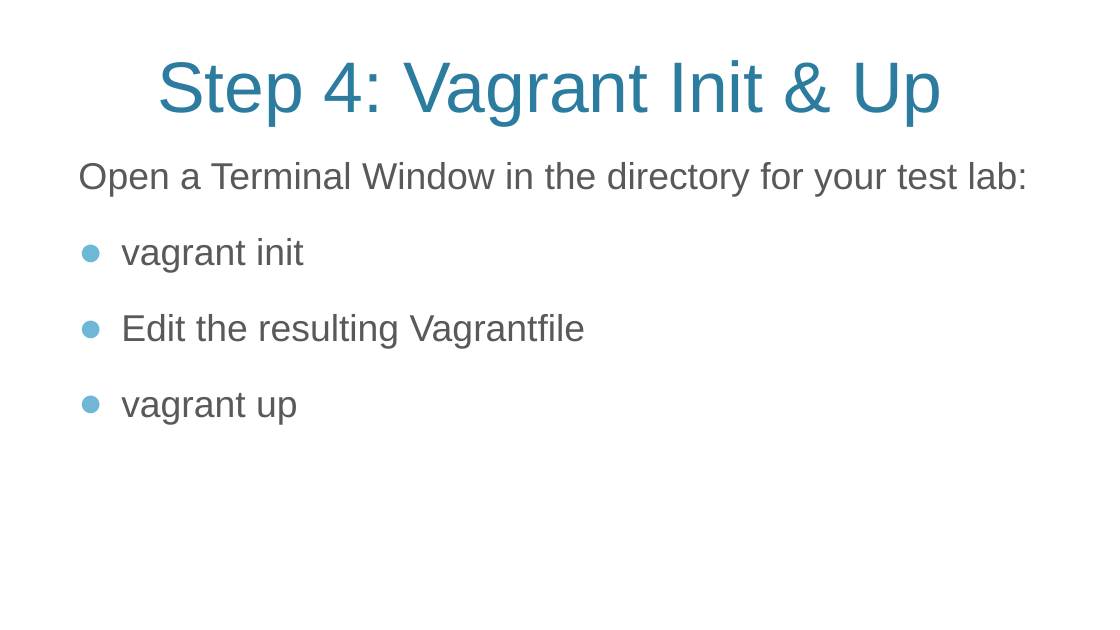
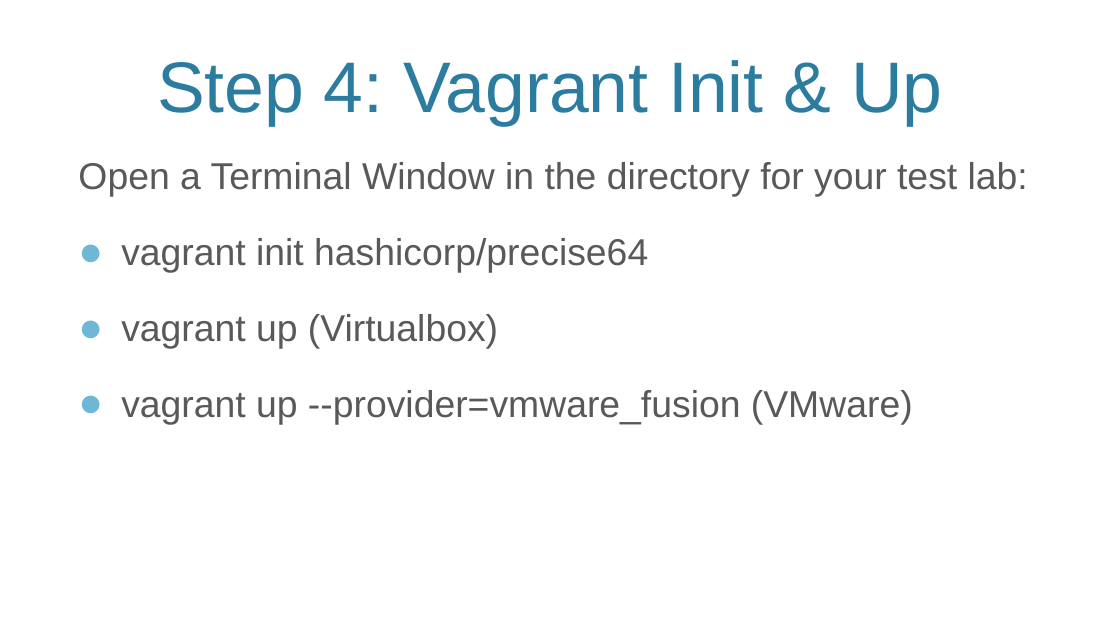
Before and after one commit to VMTrooper/VagrantBrownBag, a slide deck: slide 6 of Vagrant.pptx. Drawn at 1120x630 pixels with LibreOffice and Linux fonts; fonts in the diff are those of the drawing; background and template pictures are left out. Boxes give left, top, right and bottom in pixels: in the first picture for what was removed or moved away, otherwise in the second. Text is boxed around its words. In the diff, an @@ line names an element or a change of style, - is before the commit and + after.

Commit message:
Clean up to match latest Vagrant syntax.  Plus, presentation now en PDF for non-Microsoft folks

```diff
--- a/Vagrant.pptx
+++ b/Vagrant.pptx
@@ text at [121,238,913,425]: text changed @@
-● vagrant init
-● Edit the resulting Vagrantfile
-● vagrant up
+● vagrant init hashicorp/precise64
+● vagrant up (Virtualbox)
+● vagrant up --provider=vmware_fusion (VMware)
```
Also in this commit, not shown: 8 other slides changed, 1 slide added, 7 other files.
